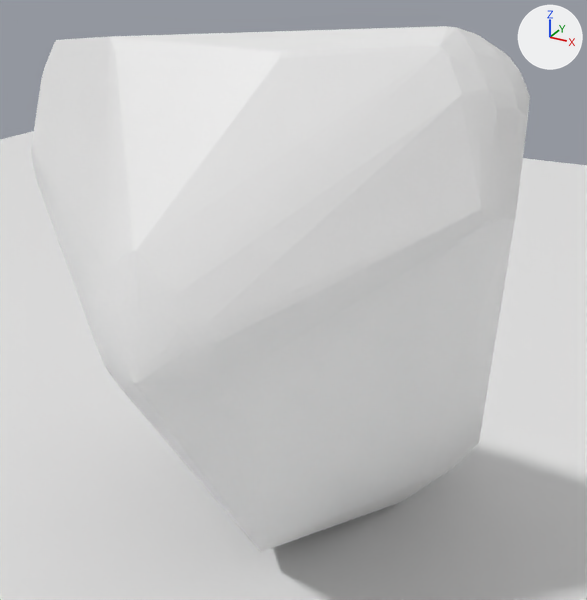
A saved change to the glTF model meshes/hulls/nonconvex_deformation/deformation_saves/good_armadilo0/G_deform/G_deform_armadillo_d3_logs/G_deform_armadillo_d3_out/sim.glb.
Rendered twice from a camera (50 mm lens) standing at (1.01, -1.91, 0.67) and looking at (-0.02, -0.04, -0.27). Every picture has the same lights, and +X, +Y and +Z are marked at upper right. Both versions are drawn at frame 19 of the action 'Simulation'; the numbers are the values there.

Names of what the first picture shows: 'G_deform_armadillo_d3_normalized', 'plane'.
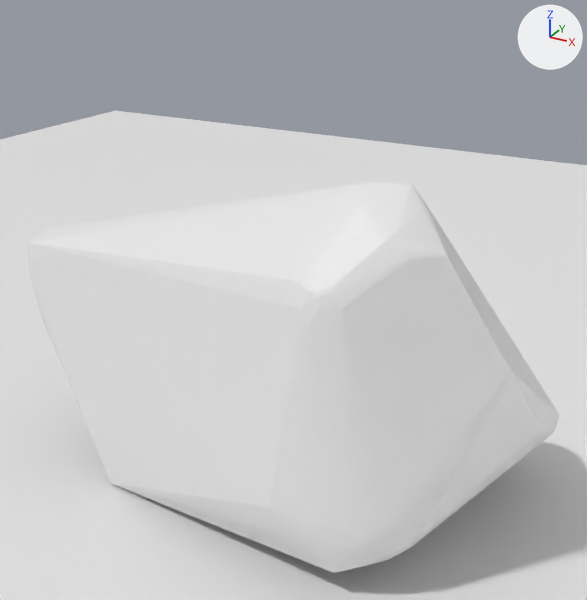
Where the change shows, as pixel boxes [x1, y1, x2, y2] in the pictures (587 x 600 px):
'G_deform_armadillo_d3_normalized', moved, turned
    before: [31, 26, 530, 552]
    after: [28, 180, 559, 573]

The change, as a diff of the scene's bpy script:
```diff
--- a/meshes/hulls/nonconvex_deformation/deformation_saves/good_armadilo0/G_deform/G_deform_armadillo_d3_logs/G_deform_armadillo_d3_out/sim.glb.py
+++ b/meshes/hulls/nonconvex_deformation/deformation_saves/good_armadilo0/G_deform/G_deform_armadillo_d3_logs/G_deform_armadillo_d3_out/sim.glb.py
@@ me_g_deform_armadillo_d3_normalized @@
 me_g_deform_armadillo_d3_normalized.from_pydata(...)  # 610 vertices, 1216 faces; spans x -0.95..0.65, y -0.5..0.44, z -0.66..0.63
 # used by ob_g_deform_armadillo_d3_normalized; location = (0.02, -0.315, -0.176); rotation_euler = (-1.57, -0.983, -1.535), in degrees (-90, -56, -88)
+# me_g_deform_armadillo_d3_normalized part 1: the whole mesh is turned -180 degrees about the x axis through the mesh origin
@@ ob_g_deform_armadillo_d3_normalized @@
 ob_g_deform_armadillo_d3_normalized = bpy.data.objects.new('G_deform_armadillo_d3_normalized', me_g_deform_armadillo_d3_normalized)
-ob_g_deform_armadillo_d3_normalized.location = (0.02, -0.315, -0.176)
-ob_g_deform_armadillo_d3_normalized.rotation_euler = (-1.57, -0.983, -1.535)  # degrees (-90, -56, -88)
+ob_g_deform_armadillo_d3_normalized.location = (-0.004, -0.003, -0.652)
+ob_g_deform_armadillo_d3_normalized.rotation_euler = (0.741, -0.0385, -0.14)  # degrees (42, -2.2, -8)
```
